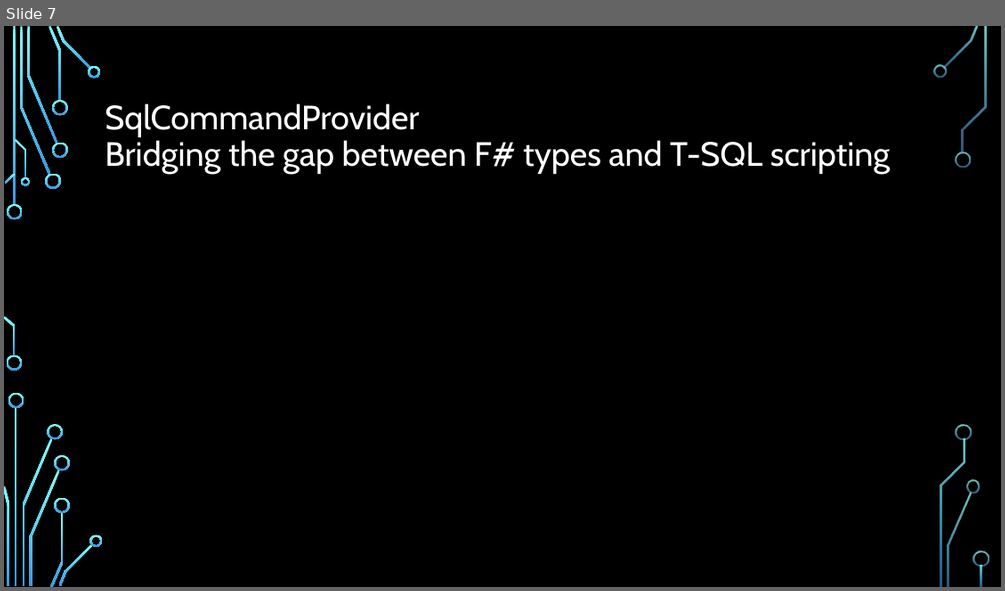
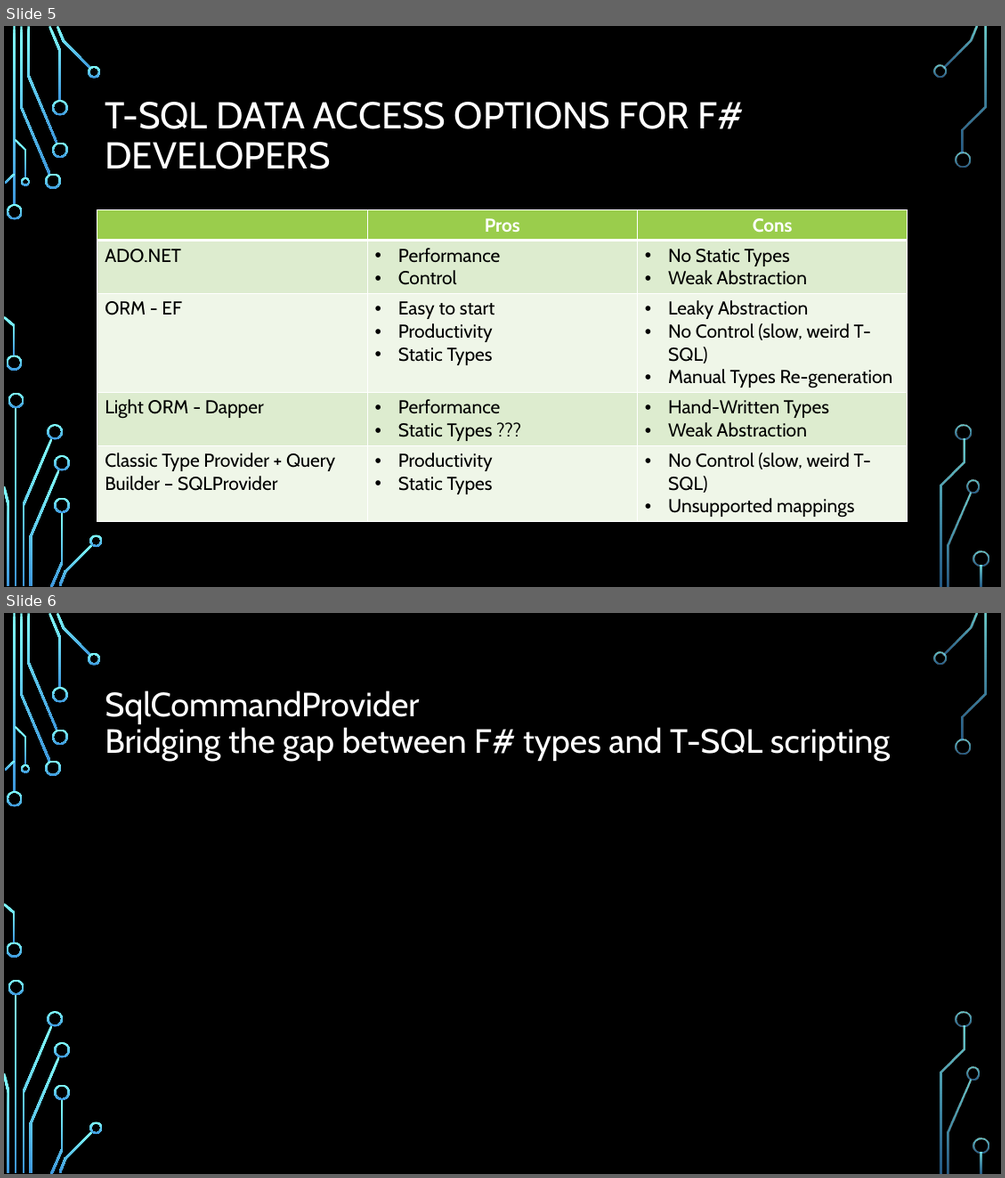
Before and after one commit to fsprojects/FSharp.Data.SqlClient, a slide deck: presentations/NYC F# UG. 2014-08-26.pptx. Shown one above the other, each under a label of ours: slide 7 before the commit, slides 5 and 6 after it. The pictures are 1005x591 and 1005x1178 pixels, drawn with LibreOffice and Linux fonts; fonts in the diff are those of the drawing; background and template pictures are left out. Boxes give left, top, right and bottom in pixels: in the first picture for what was removed or moved away, otherwise in the second. Text is boxed around its words. In the diff, an @@ line names an element or a change of style, - is before the commit and + after.

Commit message:
presentation update

```diff
--- a/presentations/NYC F# UG. 2014-08-26.pptx
+++ b/presentations/NYC F# UG. 2014-08-26.pptx
@@ slide 5 added at (4,26,1001,587), background picture (left out); not listed: 36 template elements that a slide beside it also shows @@
@@ title added at (105,102,744,169), 36 pt, text #FFFFFF @@
+T-SQL DATA ACCESS OPTIONS FOR F# DEVELOPERS
@@ table added at (97,210,907,521), 5 rows, 3 columns @@
+ | Pros | Cons
+ADO.NET | Performance / Control | No Static Types / Weak Abstraction
+ORM - EF | Easy to start / Productivity / Static Types | Leaky Abstraction / No Control (slow, weird T-SQL) / Manual Types Re-generation
+Light ORM - Dapper | Performance / Static Types ??? | Hand-Written Types / Weak Abstraction
+Classic Type Provider + Query Builder – SQLProvider | Productivity / Static Types | No Control (slow, weird T-SQL) / Unsupported mappings
@@ what was slide 7 is now slide 6 @@
```
Also in this commit, not shown: 1 other slide added, 2 slides removed.
